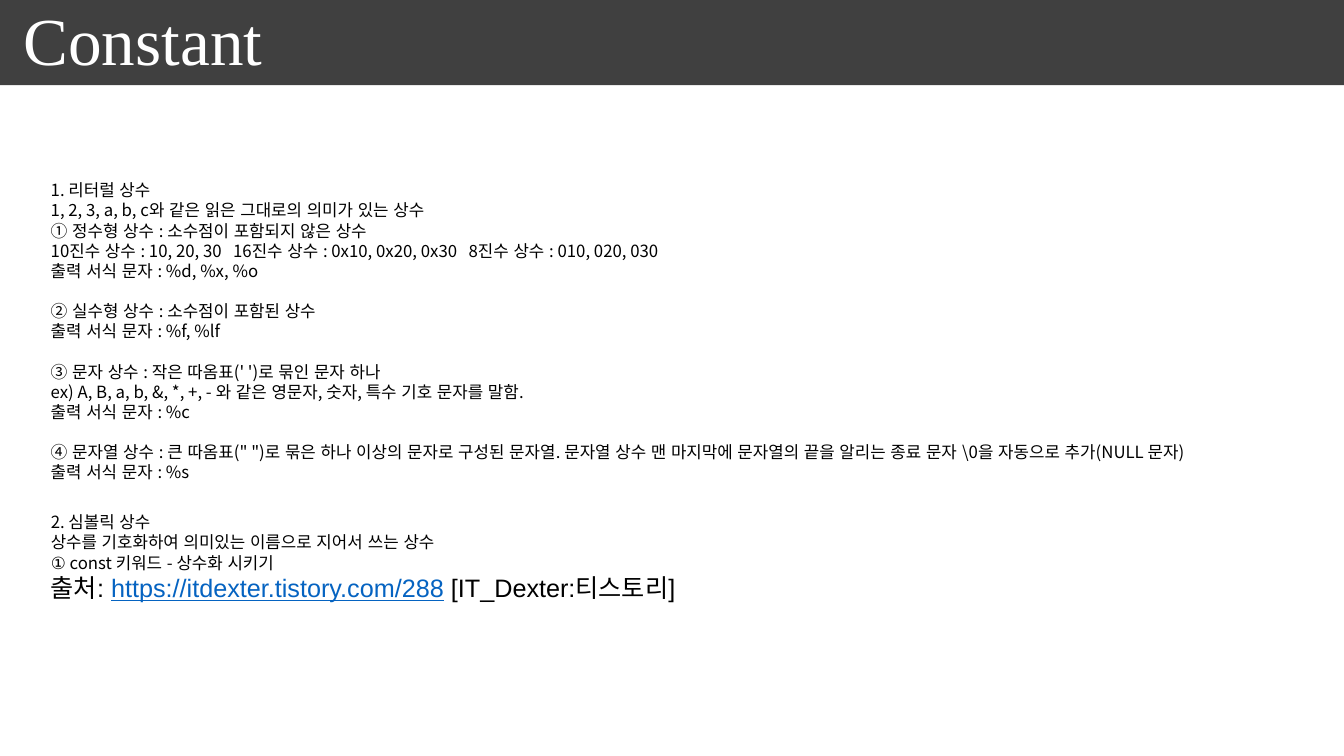
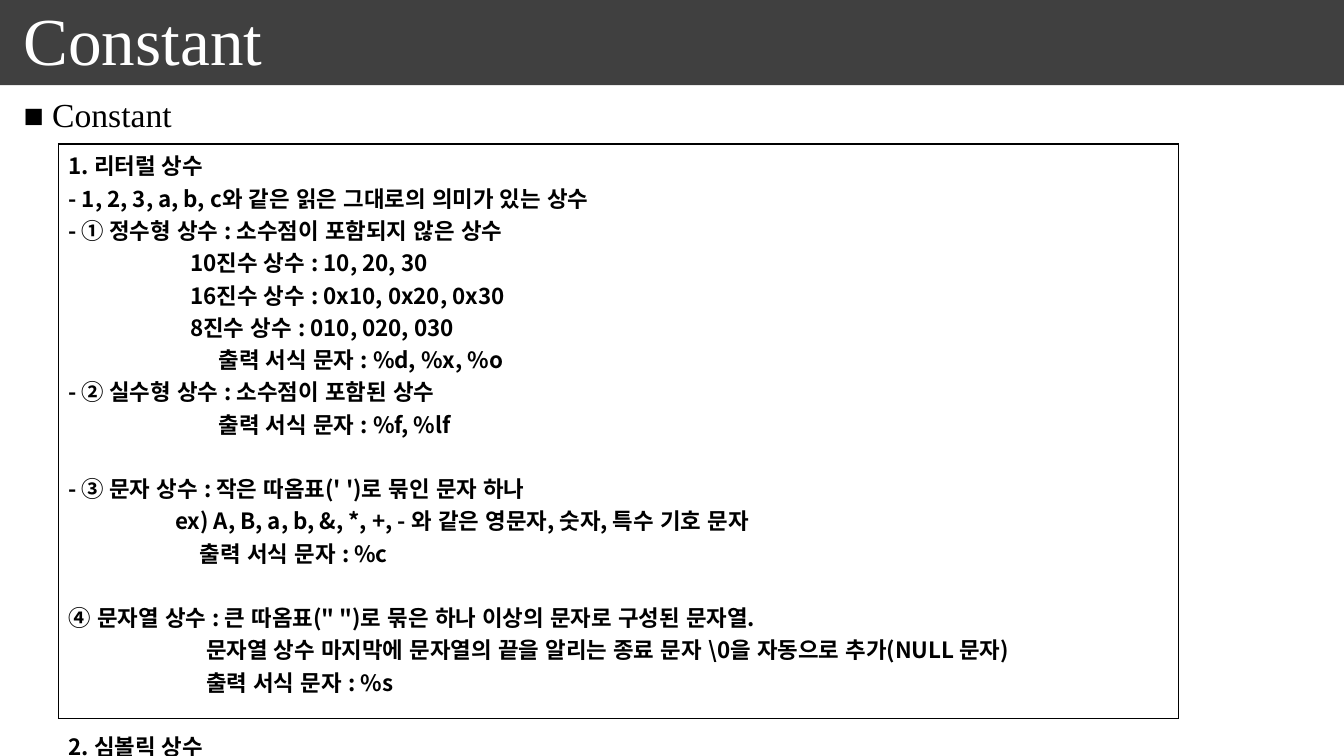
Before and after one commit to seonghokim/Study, a slide deck: slide 5 of everything in c.pptx. Drawn at 1344x756 pixels with LibreOffice and Linux fonts; fonts in the diff are those of the drawing. Boxes give left, top, right and bottom in pixels: in the first picture for what was removed or moved away, otherwise in the second. Text is boxed around its words. In the diff, an @@ line names an element or a change of style, - is before the commit and + after.

```diff
--- a/everything in c.pptx
+++ b/everything in c.pptx
@@ text added at <box>52,104,171,128</box>, 24 pt, text #000000 @@
+■ Constant
@@ table added at <box>58,144,1179,756</box>, 1 rows, 1 columns @@
+1. 리터럴 상수 / - 1, 2, 3, a, b, c와 같은 읽은 그대로의 의미가 있는 상수 / - ① 정수형 상수 : 소수점이 포함되지 않은 상수 / 10진수 상수 : 10, 20, 30 / 16진수 상수 : 0x10, 0x20, 0x30 / 8진수 상수 : 010, 020, 030 / 출력 서식 문자 : %d, %x, %o / - ② 실수형 상수 : 소수점이 포함된 상수 / 출력 서식 문자 : %f, %lf / - ③ 문자 상수 : 작은 따옴표(' ')로 묶인 문자 하나 / ex) A, B, a, b, &, *, +, - 와 같은 영문자, 숫자, 특수 기호 문자 / 출력 서식 문자 : %c / ④ 문자열 상수 : 큰 따옴표(" ")로 묶은 하나 이상의 문자로 구성된 문자열. / 문자열 상수 마지막에 문자열의 끝을 알리는 종료 문자 \0을 자동으로 추가(NULL 문자) / 출력 서식 문자 : %s / 2. 심볼릭 상수 / - 상수를 기호화하여 의미있는 이름으로 지어서 쓰는 상수 / - ① const 키워드
@@ text removed at <box>51,182,1185,480</box> @@
-1. 리터럴 상수
-1, 2, 3, a, b, c와 같은 읽은 그대로의 의미가 있는 상수
-① 정수형 상수 : 소수점이 포함되지 않은 상수
-10진수 상수 : 10, 20, 30 16진수 상수 : 0x10, 0x20, 0x30 8진수 상수 : 010, 020, 030
-출력 서식 문자 : %d, %x, %o
-② 실수형 상수 : 소수점이 포함된 상수
-출력 서식 문자 : %f, %lf
-③ 문자 상수 : 작은 따옴표(' ')로 묶인 문자 하나
-ex) A, B, a, b, &, *, +, - 와 같은 영문자, 숫자, 특수 기호 문자를 말함.
-출력 서식 문자 : %c
-④ 문자열 상수 : 큰 따옴표(" ")로 묶은 하나 이상의 문자로 구성된 문자열. 문자열 상수 맨 마지막에 문자열의 끝을 알리는 종료 문자 \0을 자동으로 추가(NULL 문자)
-출력 서식 문자 : %s
@@ text removed at <box>51,514,675,603</box> @@
-2. 심볼릭 상수
-상수를 기호화하여 의미있는 이름으로 지어서 쓰는 상수
-① const 키워드 - 상수화 시키기
-출처: https://itdexter.tistory.com/288 [IT_Dexter:티스토리]
```
Also in this commit, not shown: 7 other slides changed, 9 slides added, 1 slide removed.
